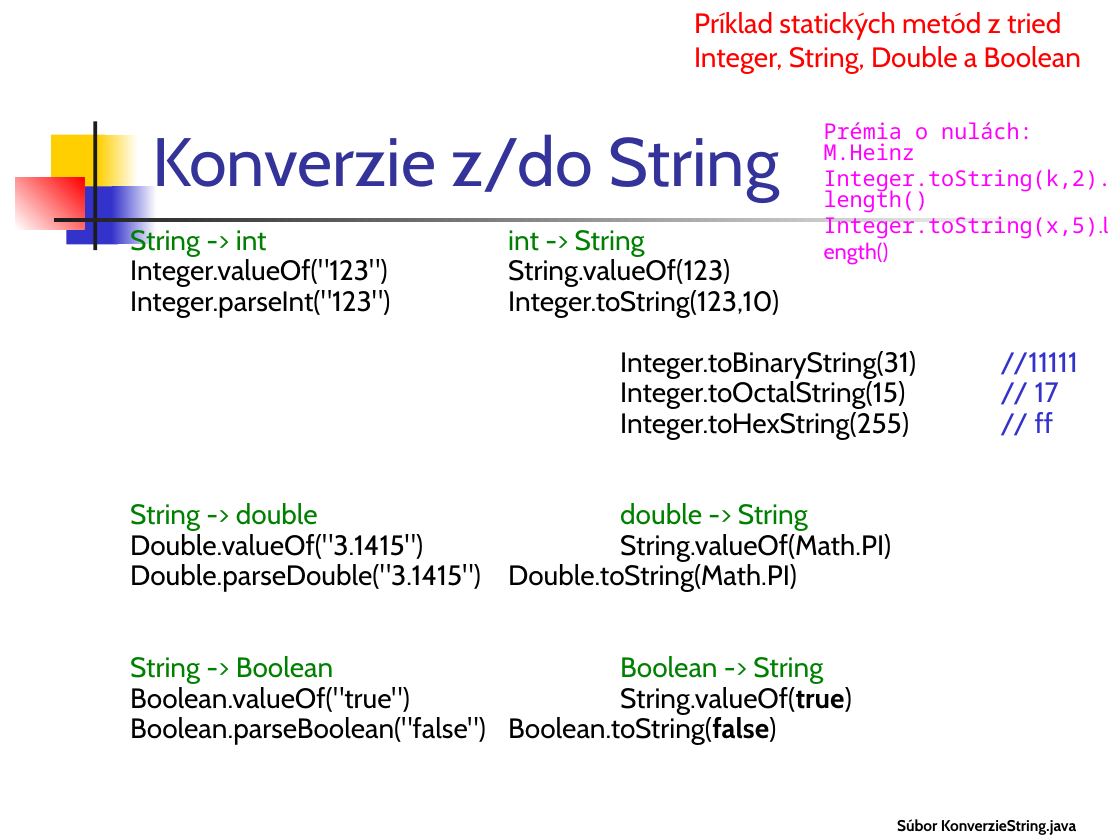
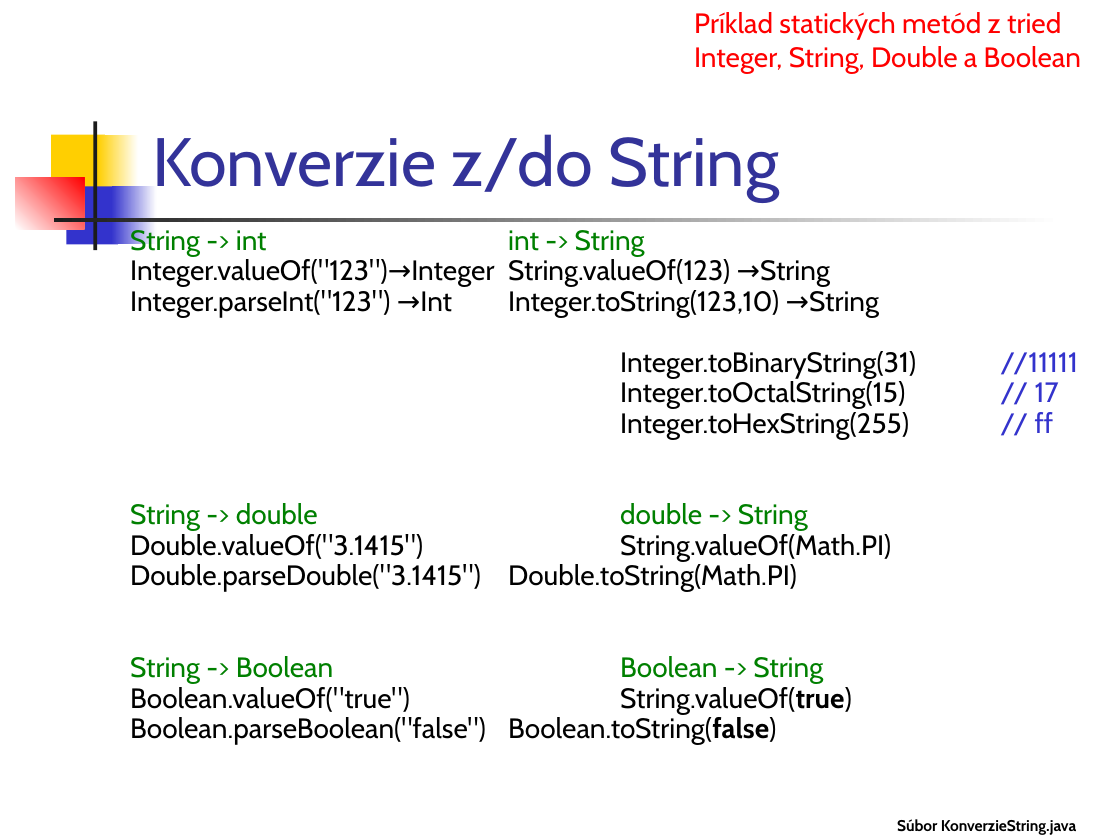
Before and after one commit to Programovanie4/Prednasky, a slide deck: slide 21 of 02/02_java.ppt (slide 15 before the commit). Drawn at 1120x840 pixels with LibreOffice and Linux fonts; fonts in the diff are those of the drawing. Boxes give left, top, right and bottom in pixels: in the first picture for what was removed or moved away, otherwise in the second. Text is boxed around its words. In the diff, an @@ line names an element or a change of style, - is before the commit and + after.

```diff
--- a/02/02_java.ppt
+++ b/02/02_java.ppt
@@ text removed at <box>824,122,1112,239</box> @@
-Prémia o nulách: M.Heinz
-Integer.toString(k,2).length()
-Integer.toString(x,5).length()
@@ text at <box>130,259,879,317</box>: text changed @@
-Integer.valueOf("123") String.valueOf(123)
-Integer.parseInt("123") Integer.toString(123,10)
+Integer.valueOf("123")→Integer String.valueOf(123) →String
+Integer.parseInt("123") →Int Integer.toString(123,10) →String
```
Also in this commit, not shown: 14 other slides changed, 14 slides added, 2 other files.
